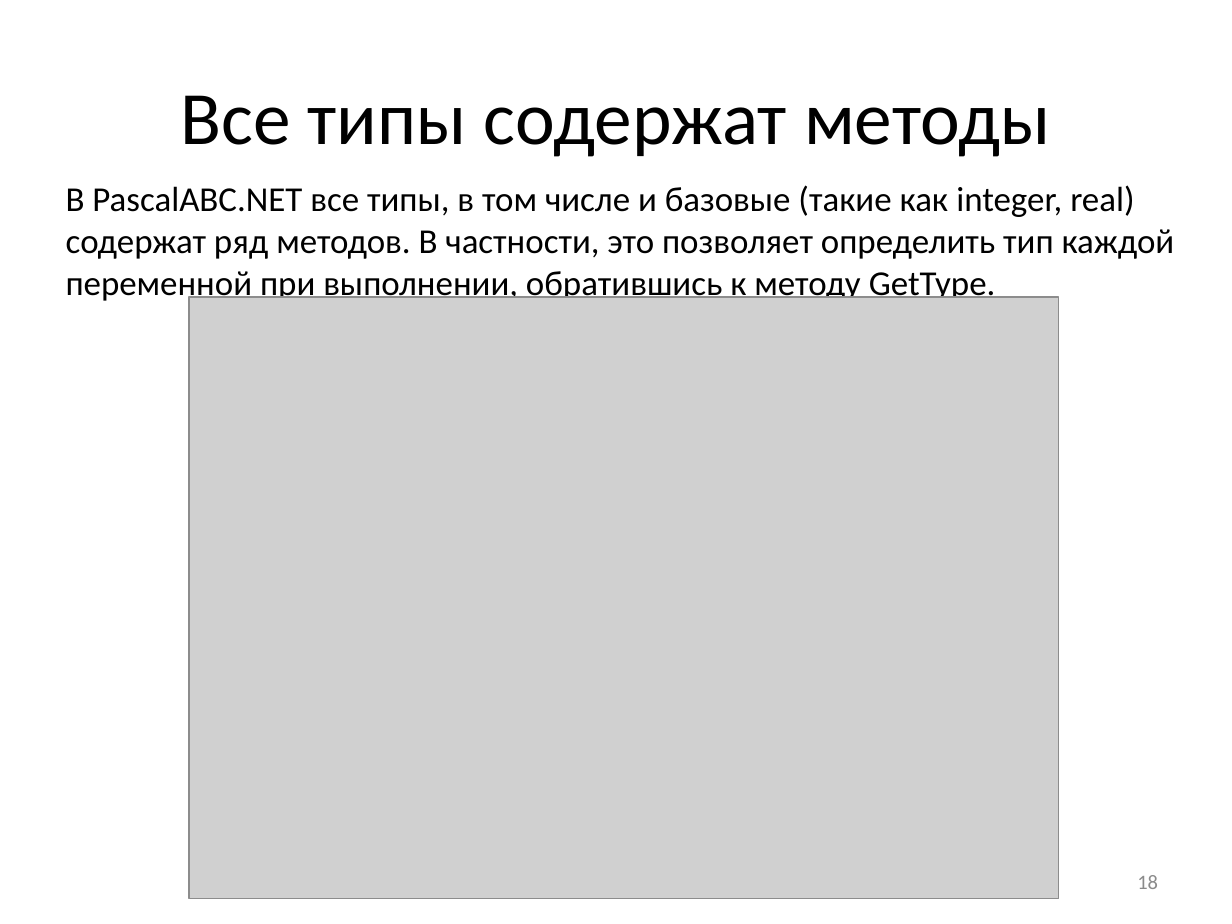
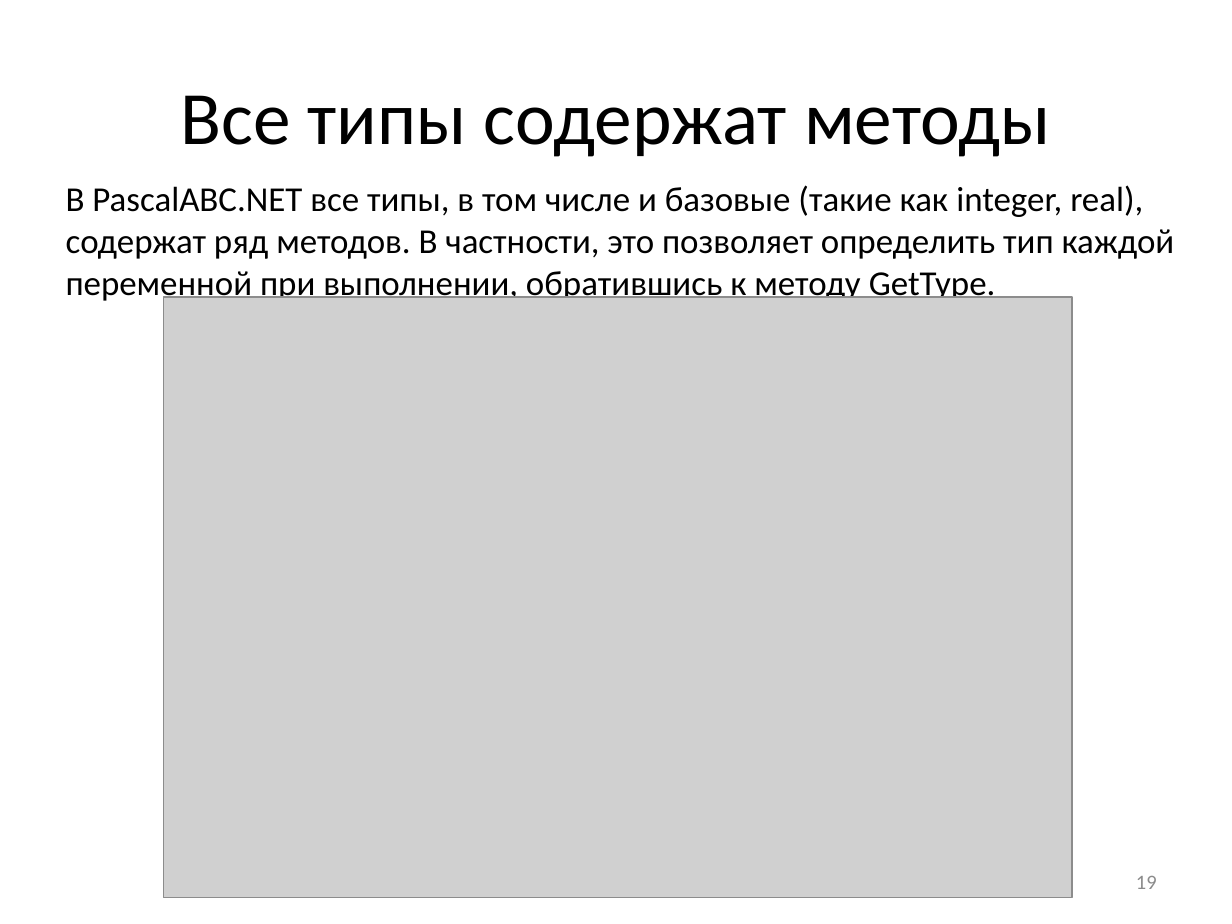
Before and after one commit to pascalabcnet/pascalabcnet, a slide deck: slide 19 of _Presentations/2015 New Features/PascalABC.NET 2015.pptx (slide 18 before the commit). Drawn at 1232x924 pixels with LibreOffice and Linux fonts; fonts in the diff are those of the drawing; grey boxes stand for pictures. Boxes give left, top, right and bottom in pixels: in the first picture for what was removed or moved away, otherwise in the second. Text is boxed around its words. In the diff, an @@ line names an element or a change of style, - is before the commit and + after.

```diff
--- a/_Presentations/2015 New Features/PascalABC.NET 2015.pptx
+++ b/_Presentations/2015 New Features/PascalABC.NET 2015.pptx
@@ text at <box>66,185,1175,305</box>: text changed @@
-В PascalABC.NET все типы, в том числе и базовые (такие как integer, real) содержат ряд методов. В частности, это позволяет определить тип каждой переменной при выполнении, обратившись к методу GetType.
+В PascalABC.NET все типы, в том числе и базовые (такие как integer, real), содержат ряд методов. В частности, это позволяет определить тип каждой переменной при выполнении, обратившись к методу GetType.
@@ picture: place and size @@
-picture at <box>190,297,1060,898</box>
+picture at <box>164,297,1072,898</box>
@@ page number at <box>1136,876,1157,889</box>: text changed @@
-18
+19
```
Also in this commit, not shown: 40 other slides changed, 1 slide added, 11 other files.
